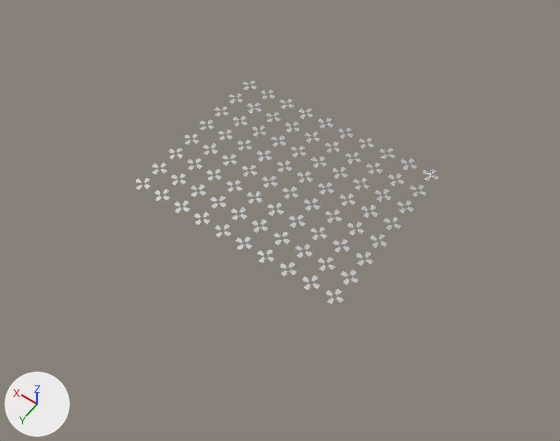
An edit to the Blender file AzureJamGameAssets/Grid.blend, drawn before and after from the same camera.
Before and after are seen from a camera (50 mm lens) standing at (-63.3, 181.3, 209.3) and looking at (34.7, 44.1, -6.4). Arrows for +X, +Y and +Z are at lower left; the lights stay in place.

The scene before the commit, as lines of its bpy script (objects in view):
```python
me_cylinder = bpy.data.meshes.new('Cylinder')
me_cylinder.from_pydata(...)  # 10240 vertices, 8960 faces; spans x -3.0..84.0, y -3.0..66.0, z 0.0
me_cylinder.materials.append(mat_base)  # white #e7e7e7
ob_nodebases = bpy.data.objects.new('NodeBases', me_cylinder)
ob_nodebases.location = (0.0, 0.0, 0.0)
```
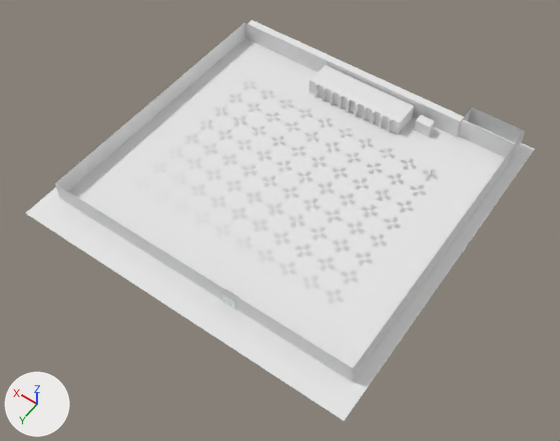
Diff of the bpy script that builds the scene:
```diff
--- a/AzureJamGameAssets/Grid.blend.py
+++ b/AzureJamGameAssets/Grid.blend.py
@@ img_serverracklogo_png @@
+img_serverracklogo_png = load_image('ServerRackLogo.png', 'ServerRackLogo.png', 512, 512, 'sRGB')
@@ mat_glow2 @@
+mat_glow2 = principled_material('Glow2')
+mat_glow2.base_color = (0.8, 0.8, 0.8)  # white #e7e7e7
+mat_glow2.emission_color = (1.0, 0.0831, 0.0765)  # red #ff514e
+mat_glow2.emission_strength = 1.0
@@ mat_main @@
+mat_main = principled_material('Main')
+mat_main.base_color = (0.8, 0.8, 0.8)  # white #e7e7e7
+mat_main.metallic = 1.0
+mat_main.roughness = 0.264
@@ mat_logo @@
+mat_logo = principled_material('Logo')
+mat_logo.texture = img_serverracklogo_png
@@ me_cube_009 @@
+me_cube_009.from_pydata(...)  # 3551 vertices, 3193 faces, 4 loose edges; spans x -2.57..2.57, y -1.06..1.0, z 0.0..5.06
+# faces by material slot: [2871, 260, 20, 42]
+me_cube_009.materials.append(mat_main)  # white #e7e7e7
+me_cube_009.materials.append(mat_glow)  # white #e7e7e7
+me_cube_009.materials.append(mat_glow2)  # white #e7e7e7
+me_cube_009.materials.append(mat_logo)  # picture img_serverracklogo_png
@@ me_plane_001 @@
+me_plane_001.from_pydata([(-1.0, -1.0, 0.0), (1.0, -1.0, 0.0), (-1.0, 1.0, 0.0), (1.0, 1.0, 0.0)], [], [(0, 1, 3, 2)])
@@ me_cube_006 @@
+me_cube_006.from_pydata(...)  # a box spanning x -10.8..10.8, y -0.2..0.2, z -4.3..4.3
@@ me_cube_005 @@
+me_cube_005.from_pydata(...)  # 16 vertices, 8 faces; spans x -60.0..60.0, y -63.0..53.4, z -1.0..7.0
@@ me_cube_004 @@
+me_cube_004.from_pydata(...)  # 56 vertices, 45 faces; spans x -3.0..3.0, y -2.0..2.0, z -1.0..4.0
@@ me_cube @@
+me_cube.from_pydata(...)  # 400 vertices, 343 faces; spans x -20.0..20.0, y -5.5..6.7, z -1.0..5.0
@@ ob_serverrack @@
+ob_serverrack = bpy.data.objects.new('ServerRack', me_cube_009)
+ob_serverrack.location = (24.8, 84.2, 0.0)
@@ ob_plane_001 @@
+ob_plane_001 = bpy.data.objects.new('Plane.001', me_plane_001)
+ob_plane_001.location = (13.0, -16.2, 2.5)
+ob_plane_001.rotation_euler = (-1.571, 0.0, 0.0)  # degrees (-90, 0, 0)
+ob_plane_001.scale = (2.96, 2.5, 1.0)
@@ ob_cube_003 @@
+ob_cube_003 = bpy.data.objects.new('Cube.003', me_cube_006)
+ob_cube_003.location = (-9.3, -23.3, 4.0)
@@ ob_room @@
+ob_room = bpy.data.objects.new('Room', me_cube_005)
+ob_room.location = (40.0, 31.5, 1.0)
@@ ob_plane @@
+ob_plane = bpy.data.objects.new('Plane', me_plane_001.copy())
+ob_plane.location = (40.0, 31.5, 0.0)
+ob_plane.scale = (65.0, 65.0, 1.0)
@@ ob_cube_002 @@
+ob_cube_002 = bpy.data.objects.new('Cube.002', me_cube_004)
+ob_cube_002.location = (13.0, -18.0, 1.0)
@@ ob_cube @@
+ob_cube = bpy.data.objects.new('Cube', me_cube)
+ob_cube.location = (39.8, -16.2, 1.0)
```

Boxes (x1, y1, x2, y2) around the edits, measured in the pictures (560 x 441 px):
'Plane', added
    after: (26, 20, 534, 421)
'Room', added
    after: (55, 23, 525, 381)
'Cube', added
    after: (309, 65, 414, 134)
'Cube.003', added
    after: (457, 119, 516, 160)
'Cube.002', added
    after: (414, 115, 435, 136)
'ServerRack', added
    after: (222, 289, 239, 310)
'Plane.001', added
    after: (414, 121, 430, 137)
